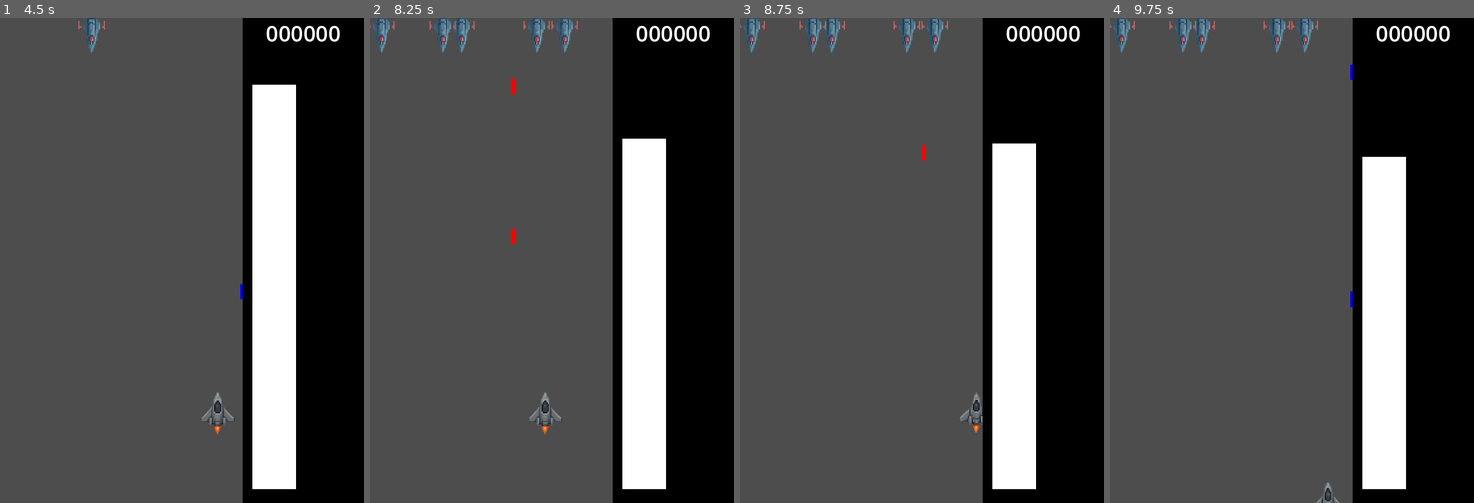
Above: before the commit, frames 1-4 (left to right).
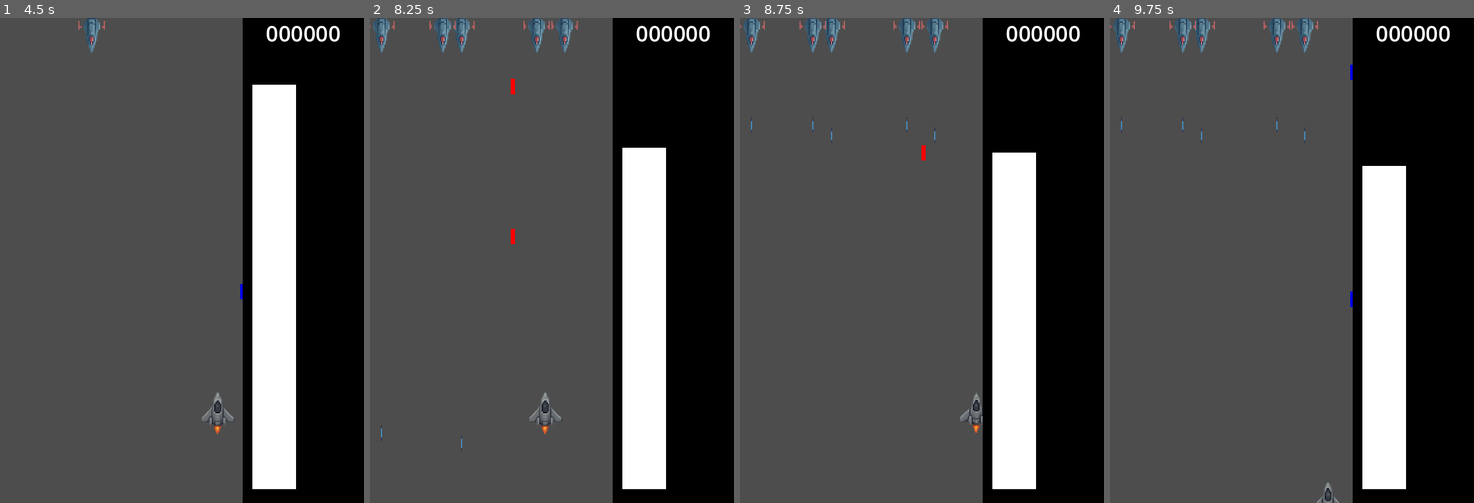
Above: after the commit, the same moments.

Repository: parkernalch/wave-jam
Game: Godot game, scene res://Scenes/Menus/menus.tscn
Two runs of this game, one before a commit and one after it. Both use one fixed random seed, a clock stepped at 60 frames per second and the inputs below. The engine's default icon, where the game draws it, is replaced by a stand-in: a white triangle on a blue panel in a dark square.
Inputs (mouse positions are in pixels of both pictures, inside the frame that each line leads up to):
- Up to frame 1 (4.5 s): click "Play Game" at 0.5 s; move the mouse to (262, 236) at 1.27 s; hold D (right) 1.28-2.03 s; hold Right mouse button (shoot) 1.28-2.03 s; move the mouse to (109, 284) at 2.02 s; hold S (down) 2.03-2.78 s; tap Shift (boost) at 2.1 s; right-click (109, 284) at 2.3 s; move the mouse to (218, 153) at 2.77 s; hold D (right) 2.78-3.53 s; hold Right mouse button (shoot) 2.78-3.53 s; click (218, 153) at 2.85 s; move the mouse to (163, 357) at 3.52 s; hold W (up) 3.53-4.28 s; right-click (163, 357) at 3.6 s; move the mouse to (291, 333) at 4.27 s; hold A (left) from 4.28 s (still down); hold Right mouse button (shoot) from 4.28 s (still down)
- Up to frame 2 (8.25 s): move the mouse to (442, 187) at 5.02 s; release Right mouse button (shoot) at 5.03 s; tap Shift (boost) at 5.1, 8.1 s; right-click (442, 187) at 5.3 s; move the mouse to (570, 260) at 5.77 s; release A (left) at 5.78 s; hold S (down) 5.78-6.53 s; hold Right mouse button (shoot) 5.78-6.53 s; click (570, 260) at 5.85 s; move the mouse to (497, 139) at 6.52 s; hold D (right) 6.53-7.28 s; right-click (497, 139) at 6.6 s; move the mouse to (632, 236) at 7.27 s; hold W (up) 7.28-8.03 s; hold Right mouse button (shoot) 7.28-8.03 s; move the mouse to (479, 284) at 8.02 s; hold D (right) from 8.03 s (still down)
- Up to frame 3 (8.75 s): keep holding D (right); right-click (849, 284) at 8.3 s
- Up to frame 4 (9.75 s): move the mouse to (1328, 153) at 8.77 s; release D (right) at 8.78 s; hold S (down) 8.78-9.53 s; hold Right mouse button (shoot) 8.78-9.53 s; click (1328, 153) at 8.85 s; move the mouse to (1273, 357) at 9.52 s; hold A (left) from 9.53 s (still down); right-click (1273, 357) at 9.6 s

Frame 1 is identical in both runs. In frame 2, 0.2% of the frame differs, in the area x 3-82%, y 24-90%; in frame 3, 0.3%, in the area x 3-82%, y 20-28%; in frame 4, 0.3%.

Commit message:
Added Enemy Projectiles

Diff:
--- a/Entities/Bullet/Bullet.gd
+++ b/Entities/Bullet/Bullet.gd
@@ -3,9 +3,7 @@
 @export var bullet_speed = 200;
 @export var hit_box_size: Vector2 = Vector2(8, 8) # bullet AABB size (tune as needed)
 
-# TODO Change to wave name
 var wave_form
-
 
 # Called when the node enters the scene tree for the first time.
 func _ready() -> void:
@@ -44,15 +42,15 @@
 
 	for obj in candidates:
 		# ensure candidate has get_aabb or else skip
-		if not obj.has_method("get_aabb"):
+		if not obj.has_method("get_aabb") || obj.has_method("take_damage"):
 			continue
 		var obj_rect = obj.get_aabb()
 		if aabb.intersects(obj_rect):
 			# narrow-phase: call enemy's hit method or do more precise shape checks
 			if obj.has_method("on_hit"):
 				obj.on_hit(wave_form)
-			# destroy bullet after hit (adjust to your logic)
-			queue_free()
+				# destroy bullet after hit (adjust to your logic)
+				queue_free()
 			return
 
 	linear_velocity = Vector2(0, -bullet_speed)
--- a/Entities/Enemy/Enemy.gd
+++ b/Entities/Enemy/Enemy.gd
@@ -1,8 +1,16 @@
 extends CharacterBody2D
+
+@onready var Bullet = preload("res://Entities/EnemyBullet/EnemyBullet.tscn")
+@onready var bullet_spawn: Node2D = $BulletSpawn
+
+@export var bullet_speed = 1000;
+@export var shot_cooldown : float = 1.0
+@export var health : int = 2
 
 # Called when the node enters the scene tree for the first time.
 func _ready() -> void:
-	pass # Replace with function body.
+	# Timer to handle shooting
+	TimerHelper.make_timer(self, shot_cooldown, shoot, false, true)
 
 # Called every frame. 'delta' is the elapsed time since the previous frame.
 func _process(delta: float) -> void:
@@ -26,3 +34,12 @@
 			return Rect2(global_position - Vector2(r, r), Vector2(r*2, r*2))
 	# fallback: small box around position
 	return Rect2(global_position - Vector2(8,8), Vector2(16,16))
+
+
+func shoot() -> void:
+	var bullet = Bullet.instantiate()
+
+	if get_parent():
+		get_parent().add_child(bullet)
+		bullet.global_position = bullet_spawn.global_position
+		bullet.shoot(bullet_speed)
--- a/Entities/Enemy/Enemy.tscn
+++ b/Entities/Enemy/Enemy.tscn
@@ -64,6 +64,9 @@
 "values": [Vector2(427, 145)]
 }
 
+[sub_resource type="Animation" id="Animation_t7hpb"]
+resource_name = "idle"
+
 [sub_resource type="Animation" id="Animation_ciybh"]
 resource_name = "move enemy 2"
 length = 2.0
@@ -81,9 +84,6 @@
 "values": [Vector2(440, 150), Vector2(440, 150), Vector2(-50, 300)]
 }
 
-[sub_resource type="Animation" id="Animation_t7hpb"]
-resource_name = "idle"
-
 [sub_resource type="AnimationLibrary" id="AnimationLibrary_vifcx"]
 _data = {
 &"RESET": SubResource("Animation_flgk0"),
@@ -95,6 +95,8 @@
 z_index = 99
 position = Vector2(427, 145)
 script = ExtResource("1_jd44d")
+shot_cooldown = null
+health = null
 
 [node name="AnimatedSprite2D" type="AnimatedSprite2D" parent="."]
 rotation = -3.1415925
@@ -115,3 +117,6 @@
 &"": SubResource("AnimationLibrary_vifcx")
 }
 autoplay = "idle"
+
+[node name="BulletSpawn" type="Node2D" parent="."]
+position = Vector2(0, 51)
--- /dev/null
+++ b/Entities/EnemyBullet/EnemyBullet.gd
@@ -0,0 +1,38 @@
+extends RigidBody2D
+
+@export var bullet_speed = 200;
+@export var hit_box_size: Vector2 = Vector2(8, 8) # bullet AABB size (tune as needed)
+
+var wave_form
+
+# Called when the node enters the scene tree for the first time.
+func _ready() -> void:
+    pass # Replace with function body.
+
+func shoot(bulletSpeed):
+    bullet_speed = bulletSpeed
+
+# Called every frame. 'delta' is the elapsed time since the previous frame.
+func _physics_process(delta: float) -> void:
+    var aabb = Rect2(global_position - hit_box_size * 0.5, hit_box_size)
+
+    var candidates = spatial_hash.query(aabb)
+
+    if (global_position.y > 1000):
+        queue_free()
+        return
+
+    for obj in candidates:
+        # ensure candidate has get_aabb or else skip
+        if not obj.has_method("get_aabb"):
+            continue
+        var obj_rect = obj.get_aabb()
+        if aabb.intersects(obj_rect):
+            # narrow-phase: call enemy's hit method or do more precise shape checks
+            if obj.has_method("take_damage"):
+                obj.take_damage(1)
+                # destroy bullet after hit (adjust to your logic)
+                queue_free()
+            return
+
+    linear_velocity = Vector2(0, bullet_speed)
--- /dev/null
+++ b/Entities/EnemyBullet/EnemyBullet.tscn
@@ -0,0 +1,23 @@
+[gd_scene load_steps=4 format=3 uid="uid://dpxho6x4ucfdl"]
+
+[ext_resource type="Texture2D" uid="uid://bve4tgd36vyvf" path="res://icon.svg" id="1_f17ve"]
+[ext_resource type="Script" uid="uid://bfalqcnmvo6i8" path="res://Entities/EnemyBullet/EnemyBullet.gd" id="1_vv6mp"]
+
+[sub_resource type="SpriteFrames" id="SpriteFrames_vv6mp"]
+animations = [{
+"frames": [{
+"duration": 1.0,
+"texture": ExtResource("1_f17ve")
+}],
+"loop": true,
+"name": &"default",
+"speed": 5.0
+}]
+
+[node name="EnemyBullet" type="RigidBody2D"]
+script = ExtResource("1_vv6mp")
+
+[node name="AnimatedSprite2D" type="AnimatedSprite2D" parent="."]
+position = Vector2(0, -2.5000002)
+scale = Vector2(0.011718752, 0.1953125)
+sprite_frames = SubResource("SpriteFrames_vv6mp")
--- a/Entities/Player/Player.gd
+++ b/Entities/Player/Player.gd
@@ -21,6 +21,8 @@
 	shoot_cooldown_timer = TimerHelper.make_timer(self, shoot_cooldown, _reset_shoot_cooldown, false, false)
 
 func _physics_process(delta: float) -> void:
+	spatial_hash.update(self, get_aabb())
+
 	if Input.is_action_just_pressed("change_form"):
 		change_form()
 	elif Input.is_action_pressed("shoot"):
@@ -58,9 +60,29 @@
 		signal_bus.amplitude_changed.emit(amplitude)
 		shoot_cooldown_timer.start()
 
+func take_damage(damage):
+	amplitude = max(amplitude - damage, 0)
+	signal_bus.amplitude_changed.emit(amplitude)
+
 func _on_enemy_hit():
 	amplitude = min(amplitude + 5, max_amplitude)
 	signal_bus.amplitude_changed.emit(amplitude)
 
 func _reset_shoot_cooldown():
 	can_shoot = true
+
+func get_aabb() -> Rect2:
+	# If using a CollisionShape2D with RectangleShape2D
+	if has_node("CollisionShape2D"):
+		var cs = $CollisionShape2D
+		var shape = cs.shape
+		# rectangle shape
+		if shape is RectangleShape2D:
+			var ext = shape.extents
+			# extents are in local space; we approximate by using global_position (no rotation)
+			return Rect2(global_position - ext, ext * 2)
+		if shape is CircleShape2D:
+			var r = shape.radius
+			return Rect2(global_position - Vector2(r, r), Vector2(r*2, r*2))
+	# fallback: small box around position
+	return Rect2(global_position - Vector2(8,8), Vector2(16,16))
